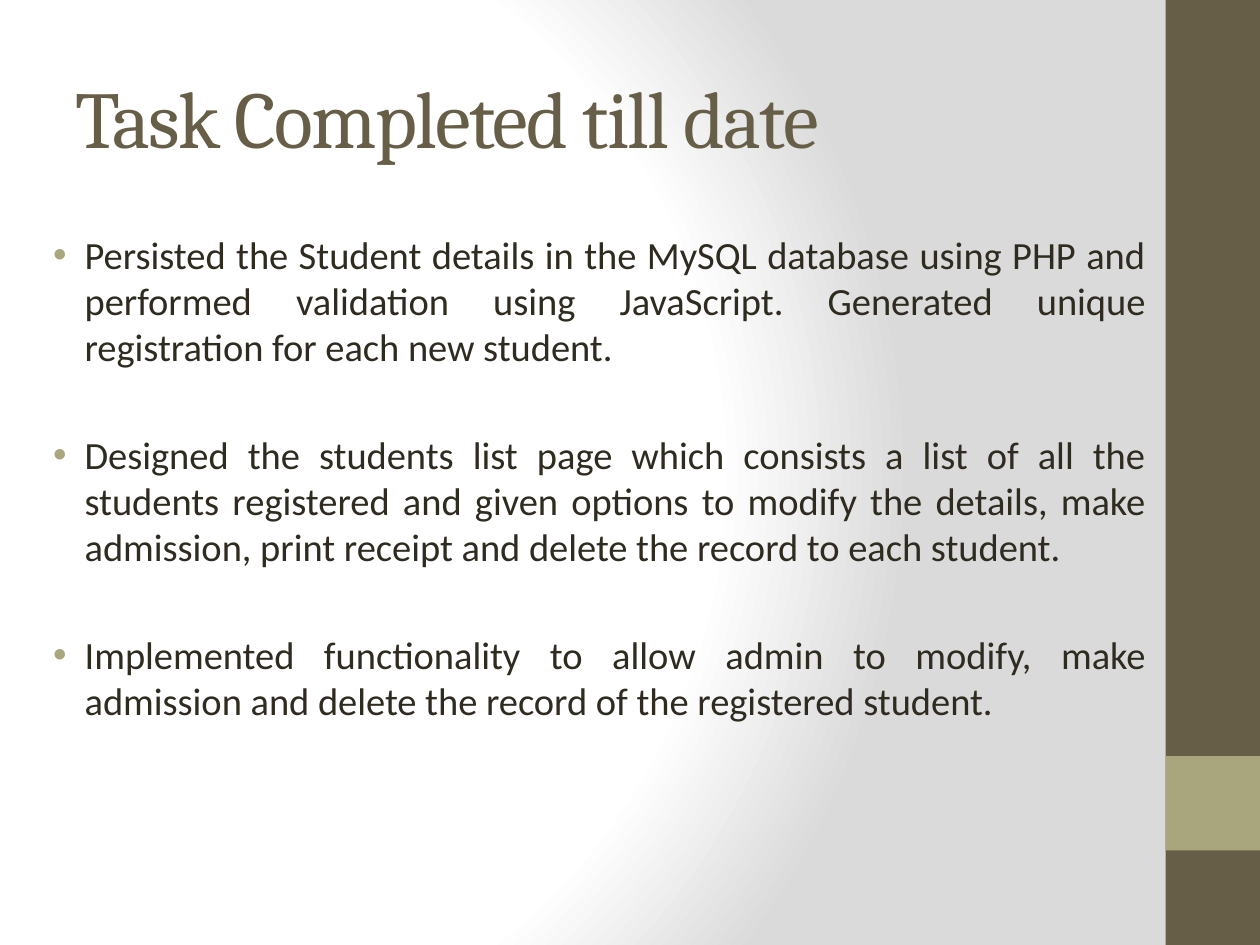
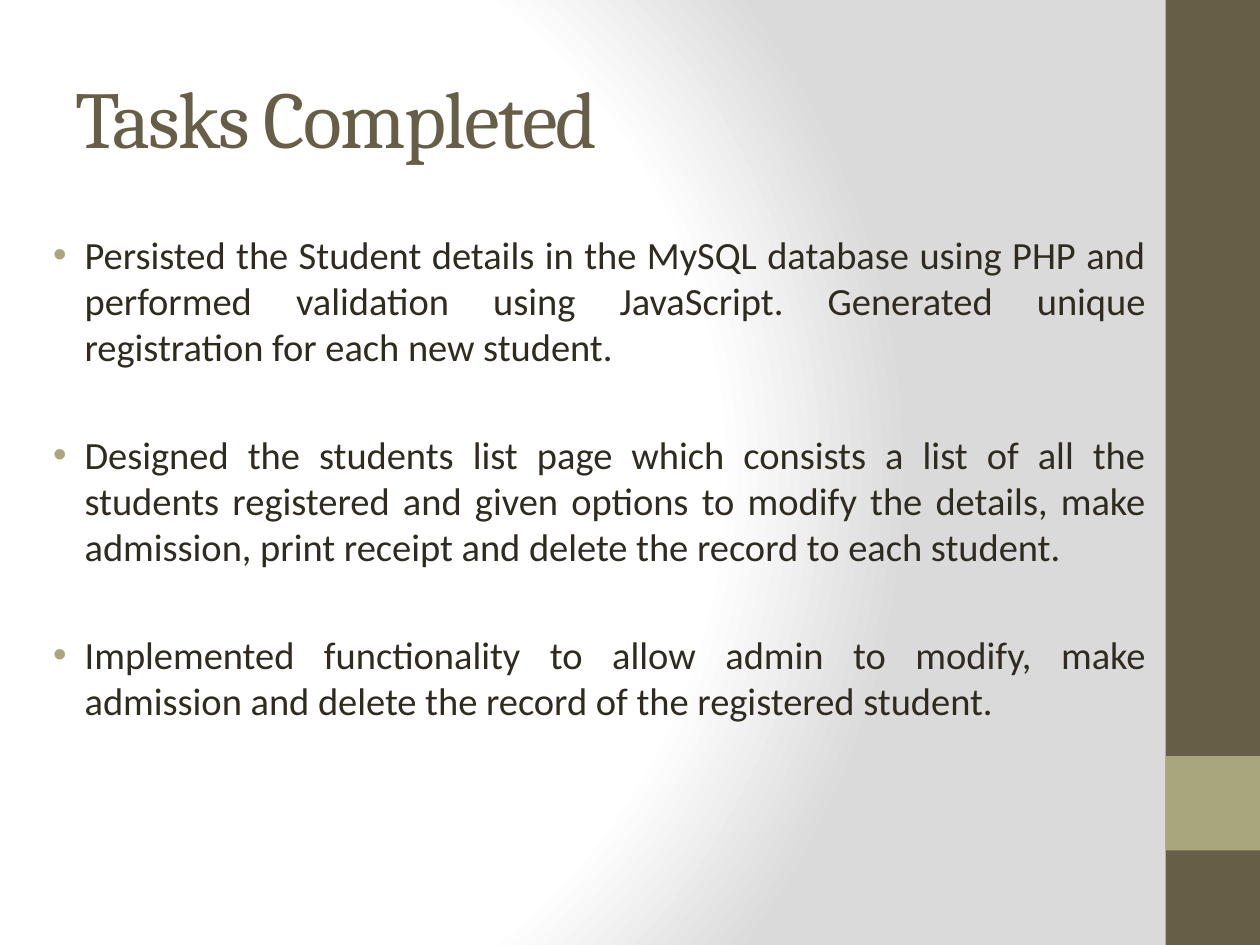
Before and after one commit to abhiyankgoyal/internshipProject, a slide deck: slide 11 of Internship Presentation.pptx (slide 7 before the commit). Drawn at 1260x945 pixels with LibreOffice and Linux fonts; fonts in the diff are those of the drawing. Boxes give left, top, right and bottom in pixels: in the first picture for what was removed or moved away, otherwise in the second. Text is boxed around its words. In the diff, an @@ line names an element or a change of style, - is before the commit and + after.

```diff
--- a/Internship Presentation.pptx
+++ b/Internship Presentation.pptx
@@ title at box(76, 92, 598, 165): text changed @@
-Task Completed till date
+Tasks Completed
```
Also in this commit, not shown: 3 other slides changed, 5 slides added.
